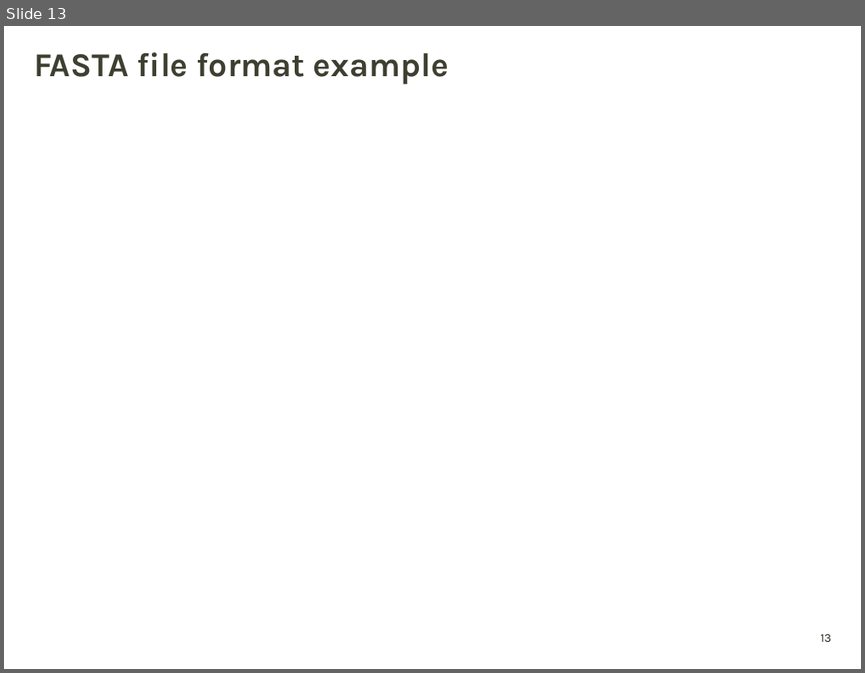
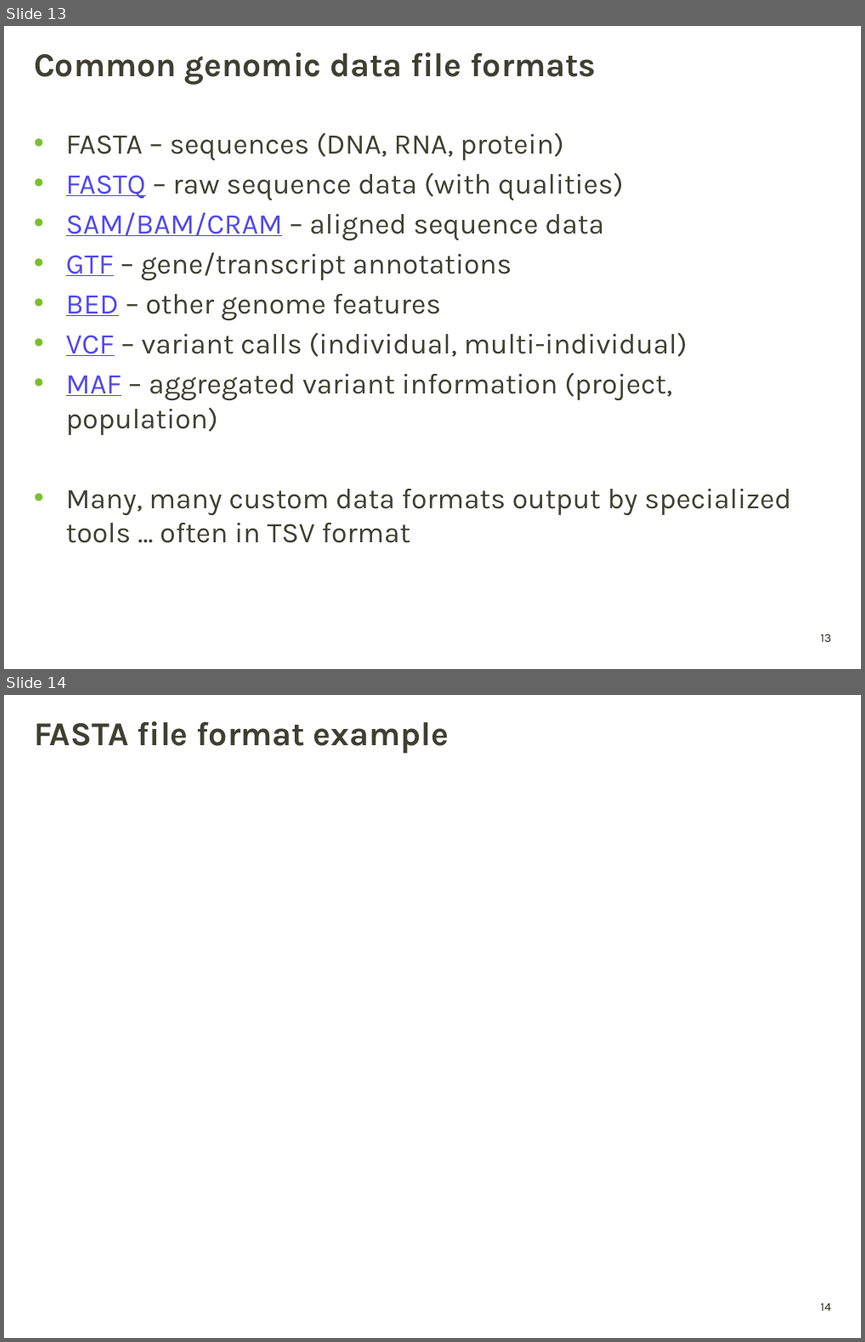
Before and after one commit to griffithlab/pmbio.org, a slide deck: assets/lectures/PMBIO_Module02_Inputs.pptx. Shown one above the other, each under a label of ours: slide 13 before the commit, slides 13 and 14 after it. The pictures are 865x673 and 865x1342 pixels, drawn with LibreOffice and Linux fonts; fonts in the diff are those of the drawing; background and template pictures are left out. Boxes give left, top, right and bottom in pixels: in the first picture for what was removed or moved away, otherwise in the second. Text is boxed around its words. In the diff, an @@ line names an element or a change of style, - is before the commit and + after.

```diff
--- a/assets/lectures/PMBIO_Module02_Inputs.pptx
+++ b/assets/lectures/PMBIO_Module02_Inputs.pptx
@@ slide 13 added at [4,26,861,669], background picture (left out); not listed: 1 template element that a slide beside it also shows @@
@@ title added at [34,52,596,85], 28 pt, text #3F3F32, bold @@
+Common genomic data file formats
@@ text added at [66,132,791,543], 24 pt, text #3F3F32 @@
+• FASTA – sequences (DNA, RNA, protein)
+• FASTQ – raw sequence data (with qualities)
+• SAM/BAM/CRAM – aligned sequence data
+• GTF – gene/transcript annotations
+• BED – other genome features
+• VCF – variant calls (individual, multi-individual)
+• MAF – aggregated variant information (project, population)
+• Many, many custom data formats output by specialized tools … often in TSV format
@@ what was slide 13 is now slide 14 @@
@@ page number at [820,1303,830,1310]: text changed @@
-13
+14
```
Also in this commit, not shown: 2 slides changed, 1 other slide added, 5 other files.
